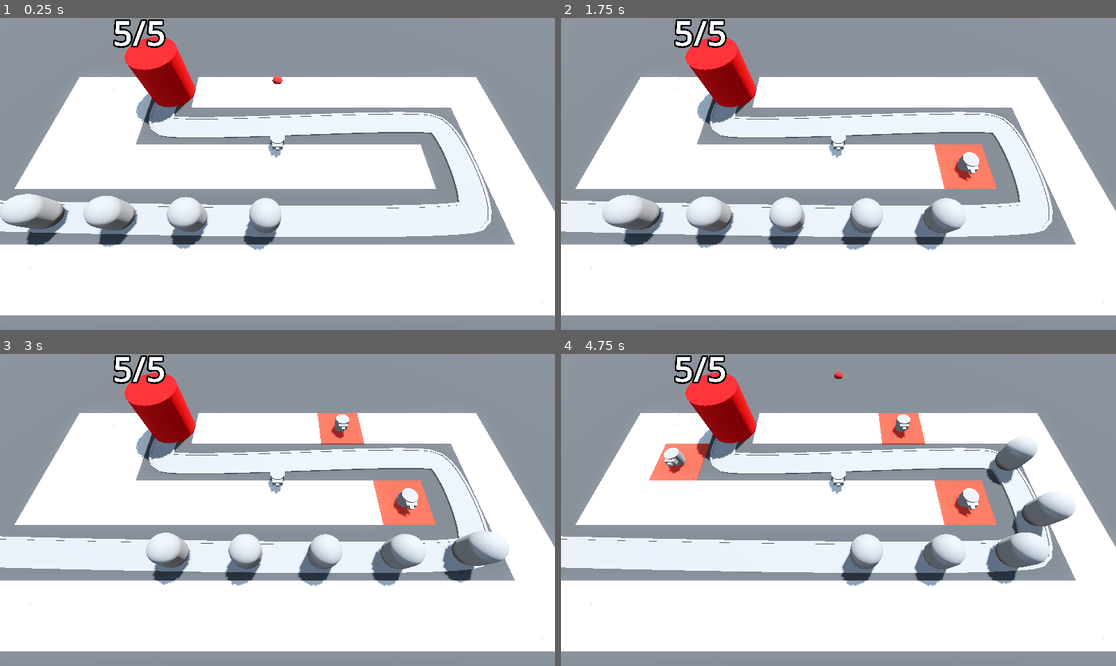
Above: before the commit, frames 1-4 (two rows, left to right).
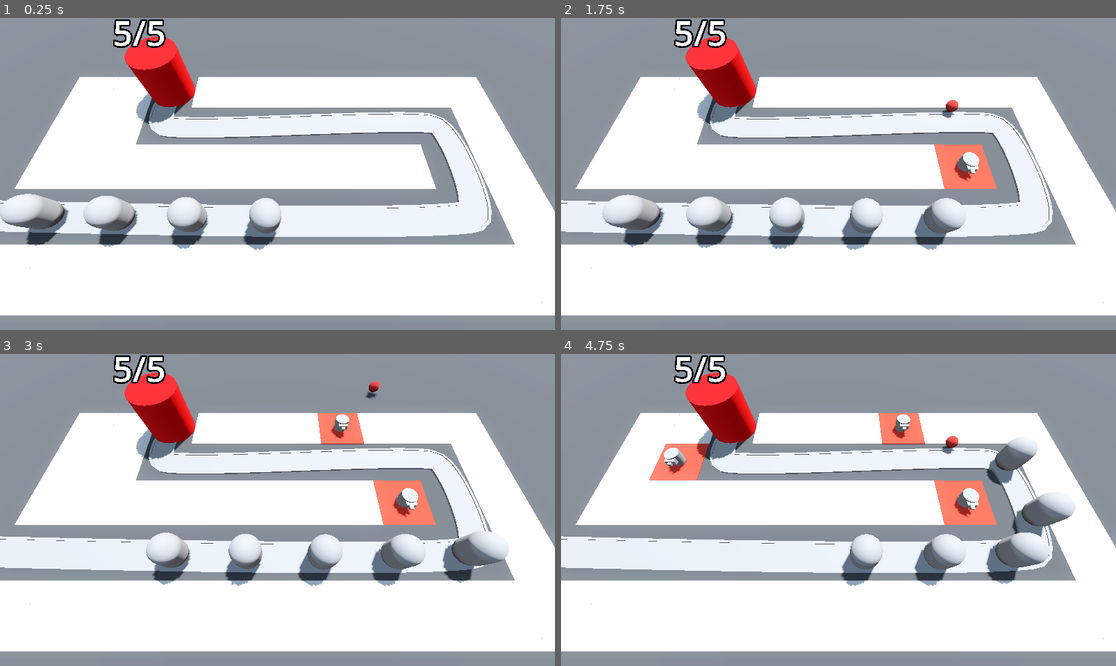
Above: after the commit, the same moments.

Repository: t04glovern/TinyTowerDefense
Game: Godot game, scene res://Levels/BaseLevel.tscn
Same seed, same stepped clock (60 frames per second), same inputs: the game is played once before the commit and once after it.
Inputs (mouse positions are in pixels of both pictures, inside the frame that each line leads up to):
- Up to frame 1 (0.25 s): no input
- Up to frame 2 (1.75 s): move the mouse to (960, 158) at 0.52 s; press the mouse at (960, 158) at 0.53 s; move the mouse to (727, 189) at 1.27 s; release the mouse at (727, 189) at 1.28 s; click (727, 189) at 1.35 s
- Up to frame 3 (3 s): move the mouse to (333, 441) at 2.02 s; press the mouse at (333, 441) at 2.03 s; move the mouse to (249, 572) at 2.77 s; release the mouse at (249, 572) at 2.78 s; click (249, 572) at 2.85 s
- Up to frame 4 (4.75 s): move the mouse to (1005, 556) at 3.52 s; press the mouse at (1005, 556) at 3.53 s; move the mouse to (672, 463) at 4.27 s; release the mouse at (672, 463) at 4.28 s; click (672, 463) at 4.35 s

The runs differ from the first frame. In frame 1, 0.2% of the frame differs, in the area x 48-52%, y 18-45%; in frame 2, 0.2%; in frame 3, 0.2%; in frame 4, 0.3%, in the area x 48-72%, y 5-45%.

Commit message:
47. Introducing Timers

Diff:
--- a/Levels/turret_manager.gd
+++ b/Levels/turret_manager.gd
@@ -1,12 +1,6 @@
 extends Node3D
 
 @export var turret: PackedScene
-
-
-# Called when the node enters the scene tree for the first time.
-func _ready() -> void:
-	var new_turret = turret.instantiate()
-	add_child(new_turret)
 
 
 func build_turret(turret_position: Vector3) -> void:
--- a/Turret/projectile.gd
+++ b/Turret/projectile.gd
@@ -7,5 +7,9 @@
 @export var speed: float = 30.0
 
 
-func _physics_process(delta):
-    position += direction * speed * delta
+func _physics_process(delta: float) -> void:
+	position += direction * speed * delta
+
+
+func _on_timer_timeout() -> void:
+	queue_free()
--- a/Turret/projectile.tscn
+++ b/Turret/projectile.tscn
@@ -19,3 +19,10 @@
 
 [node name="CollisionShape3D" type="CollisionShape3D" parent="."]
 shape = SubResource("SphereShape3D_ywvgv")
+
+[node name="Timer" type="Timer" parent="."]
+wait_time = 2.0
+one_shot = true
+autostart = true
+
+[connection signal="timeout" from="Timer" to="." method="_on_timer_timeout"]
--- a/Turret/turret.gd
+++ b/Turret/turret.gd
@@ -3,7 +3,10 @@
 
 @export var projectile: PackedScene
 
+@onready var turret_top: Node3D = $TurretBase/TurretTop
 
-func _ready() -> void:
+
+func _on_timer_timeout():
     var shot = projectile.instantiate()
     add_child(shot)
+    shot.global_position = turret_top.global_position
--- a/Turret/turret.tscn
+++ b/Turret/turret.tscn
@@ -36,3 +36,8 @@
 [node name="Barrel" type="MeshInstance3D" parent="TurretBase/TurretTop/Visor"]
 transform = Transform3D(1, 0, 0, 0, 1, 0, 0, 0, 1, 0, 0, 0.23912)
 mesh = SubResource("BoxMesh_3tnt1")
+
+[node name="Timer" type="Timer" parent="."]
+autostart = true
+
+[connection signal="timeout" from="Timer" to="." method="_on_timer_timeout"]
